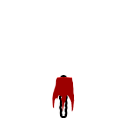
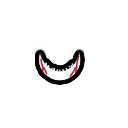
Two versions of the same layered image (128x128). Layer-by-layer changes:
pixels changed over (x1=35, y1=47, x2=85, y2=118) (layer not identified)